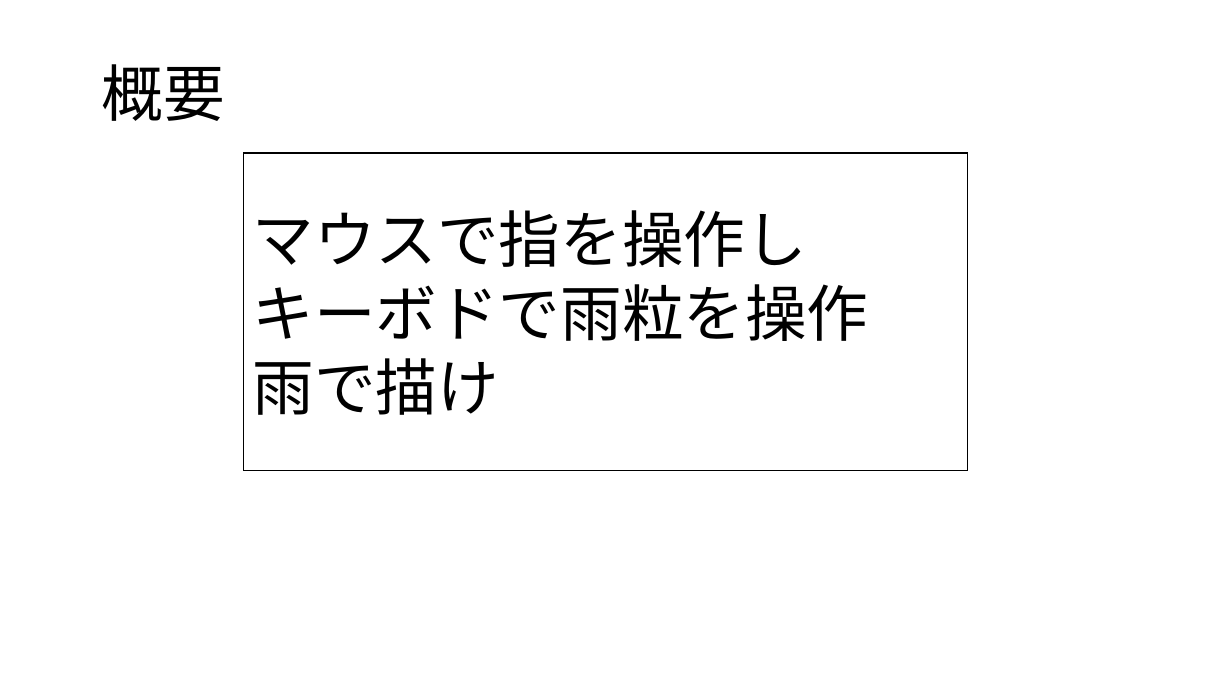
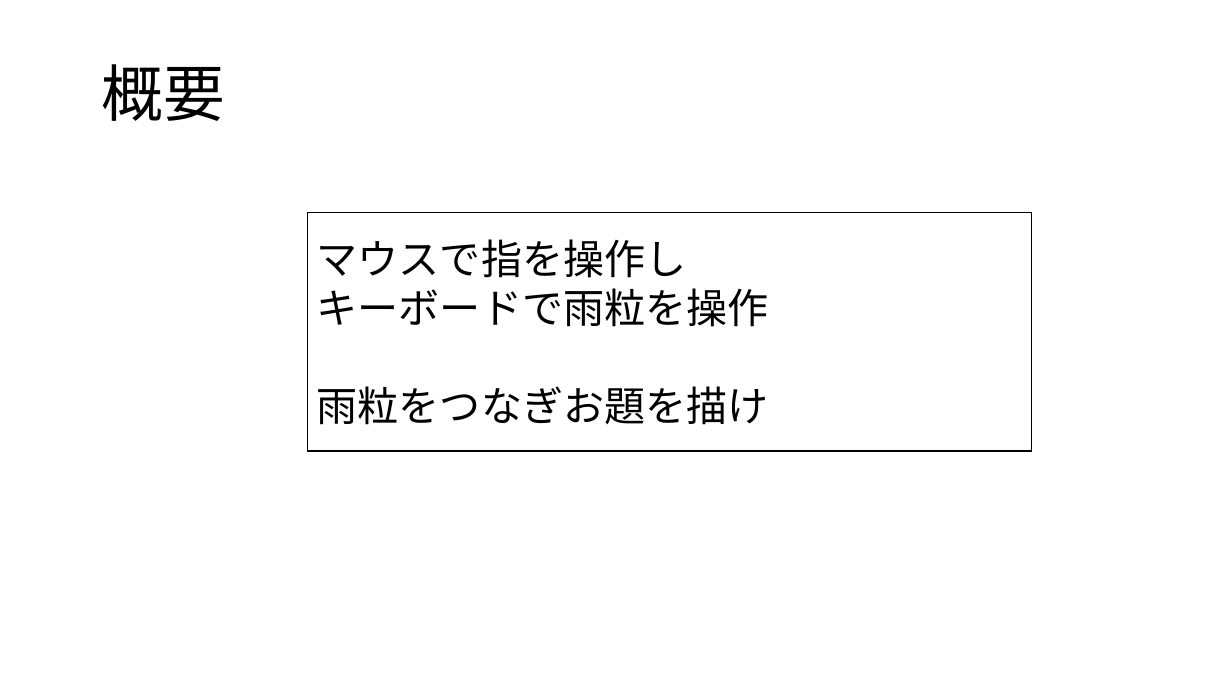
Before and after one commit to 2025Game/12Yamamoto, a slide deck: slide 3 of 3DLV3/Plam/雨粒を使って描く.pptx. Drawn at 1232x693 pixels with LibreOffice and Linux fonts; fonts in the diff are those of the drawing. Boxes give left, top, right and bottom in pixels: in the first picture for what was removed or moved away, otherwise in the second. Text is boxed around its words. In the diff, an @@ line names an element or a change of style, - is before the commit and + after.

```diff
--- a/3DLV3/Plam/雨粒を使って描く.pptx
+++ b/3DLV3/Plam/雨粒を使って描く.pptx
@@ rectangle "マウスで指を操作し": place and size @@
-rectangle "マウスで指を操作し" at (244, 153, 968, 471)
+rectangle "マウスで指を操作し" at (308, 213, 1031, 451)
@@ text in rectangle at (317, 239, 769, 425): text changed; size 48 to 32 pt @@
-マウスで指を操作し キーボドで雨粒を操作
-雨で描け
+マウスで指を操作し
+キーボードで雨粒を操作
+雨粒をつなぎお題を描け
```
Also in this commit, not shown: 6 other slides changed, 2 slides added, 4 slides removed, 2 other files.
